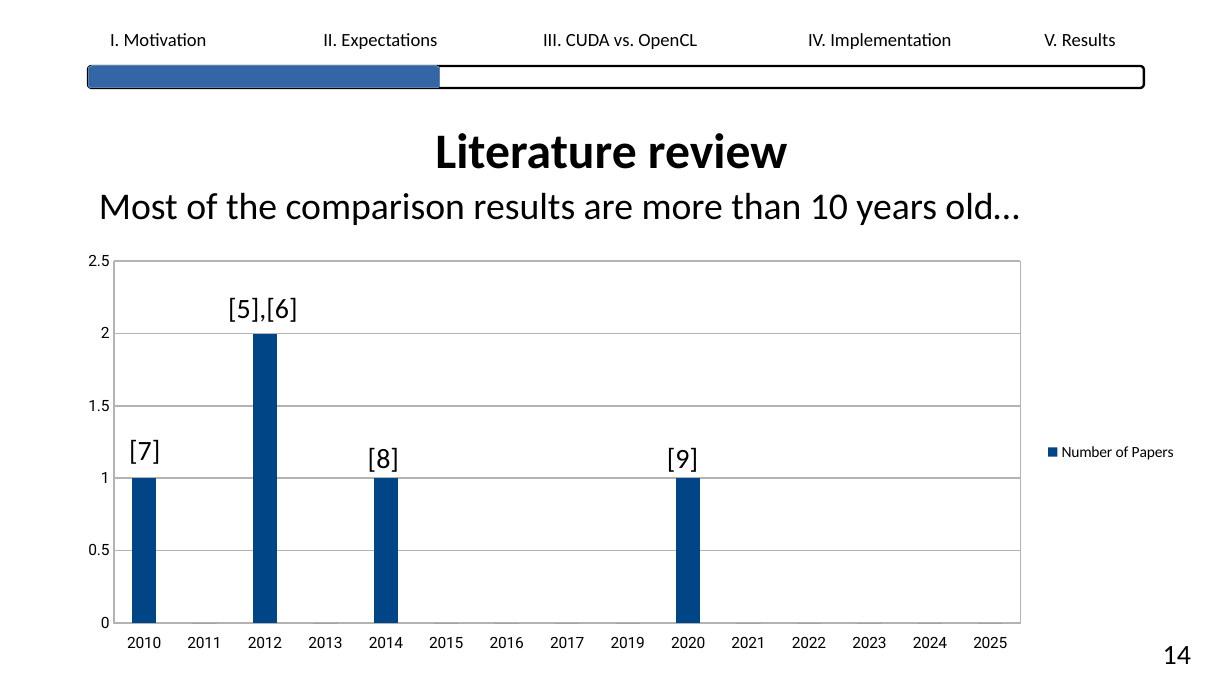
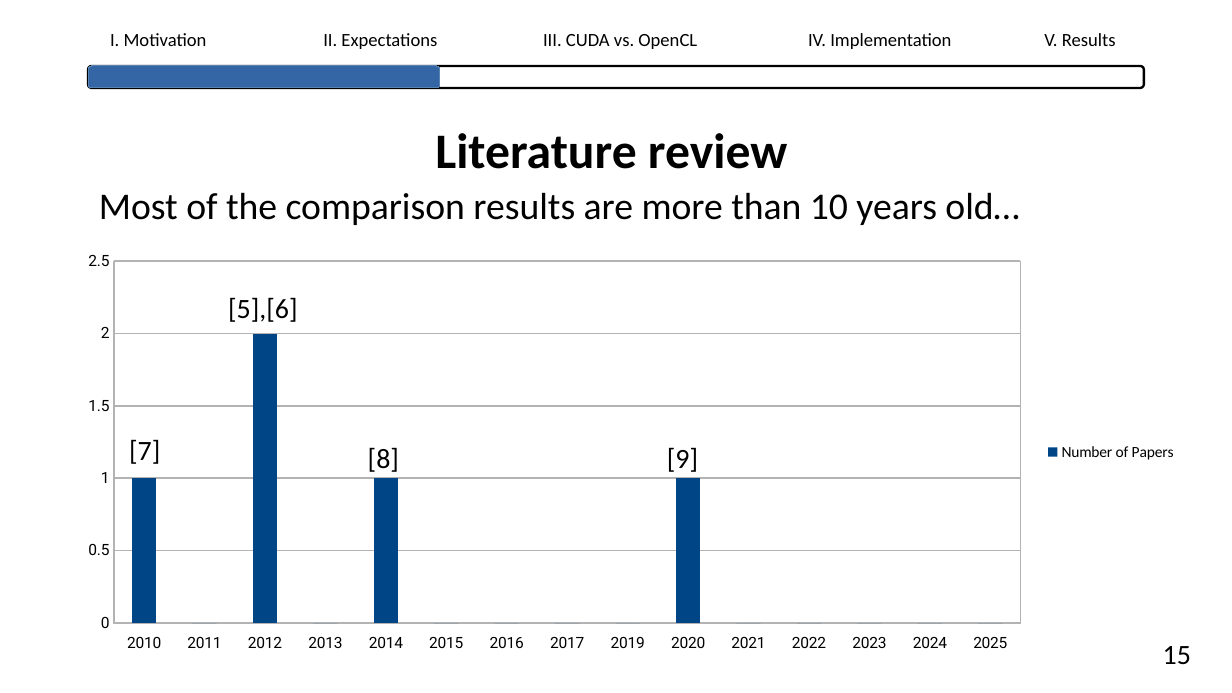
Before and after one commit to lhahner/opti-perf, a slide deck: slide 16 of docs/presentation/final-presentation.odp. Drawn at 1232x693 pixels with LibreOffice and Linux fonts; fonts in the diff are those of the drawing. Boxes give left, top, right and bottom in pixels: in the first picture for what was removed or moved away, otherwise in the second. Text is boxed around its words. In the diff, an @@ line names an element or a change of style, - is before the commit and + after.

```diff
--- a/docs/presentation/final-presentation.odp
+++ b/docs/presentation/final-presentation.odp
@@ text removed at [1163,646,1191,664] @@
-14
@@ text added at [1163,646,1191,664], 18 pt, text #000000 @@
+15
```
Also in this commit, not shown: 29 other slides changed, 1 other file.
